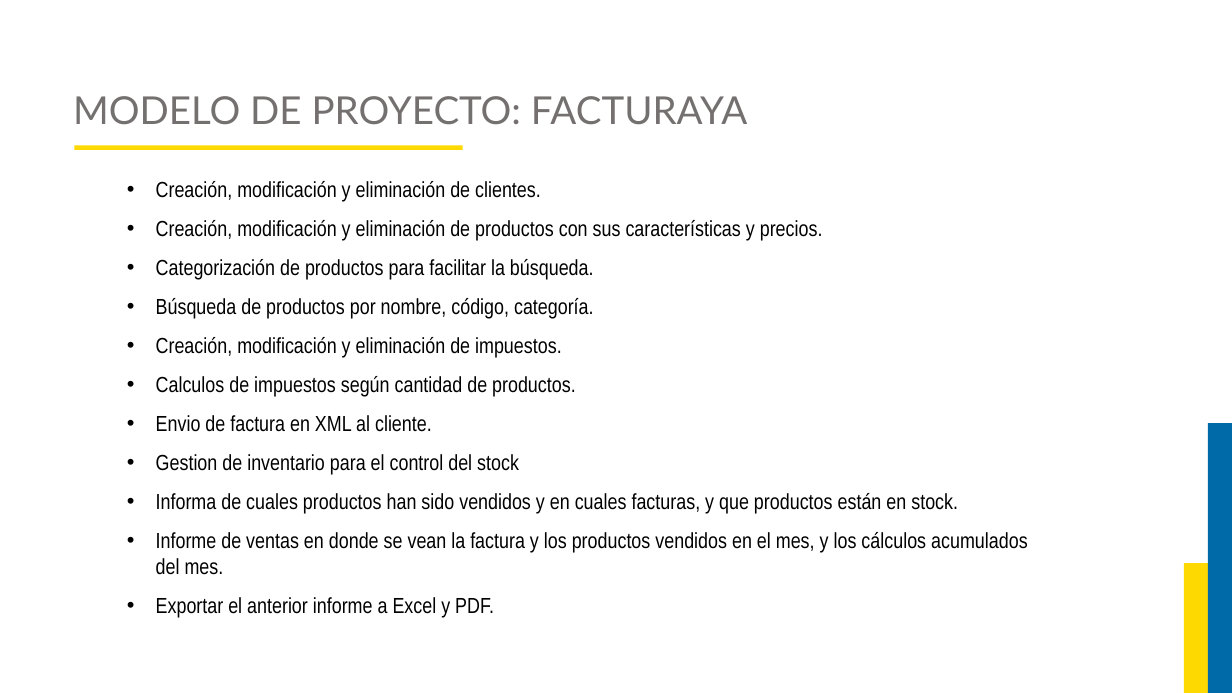
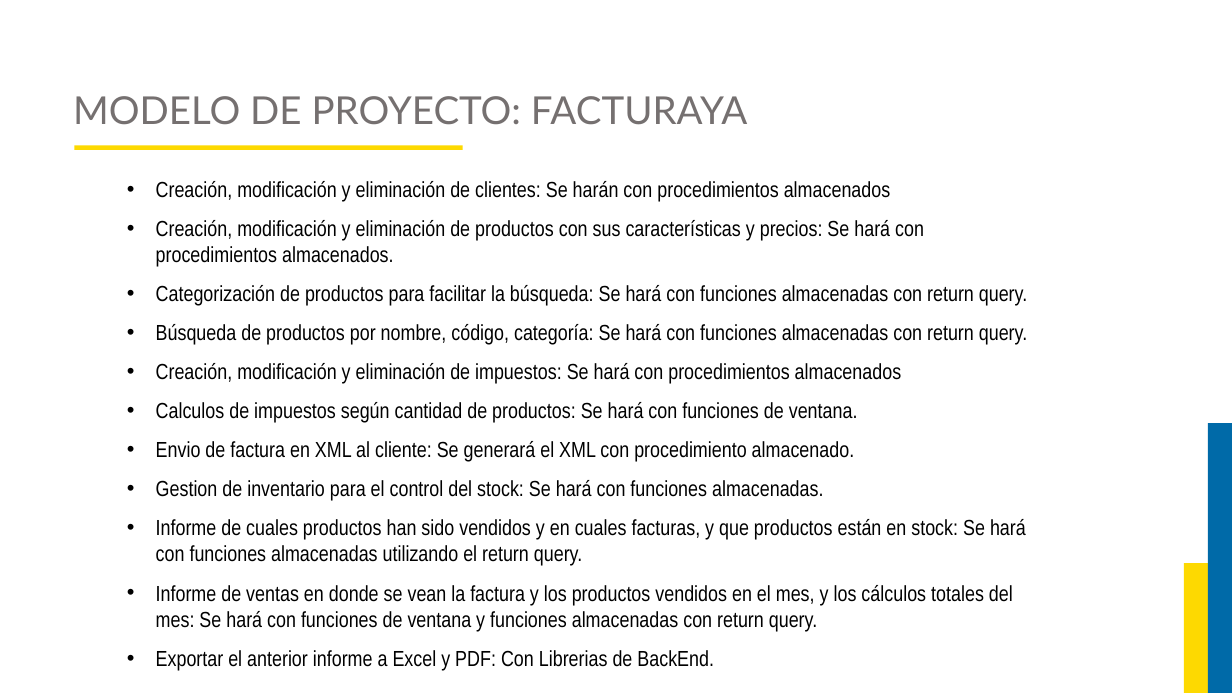
Before and after one commit to JorgeAlejandroAguirreGutierrez/proyecto-luis, a slide deck: slide 14 of Curso Base de Datos 2/Diapositivas.pptx. Drawn at 1232x693 pixels with LibreOffice and Linux fonts; fonts in the diff are those of the drawing; background and template pictures are left out. Boxes give left, top, right and bottom in pixels: in the first picture for what was removed or moved away, otherwise in the second. Text is boxed around its words. In the diff, an @@ line names an element or a change of style, - is before the commit and + after.

```diff
--- a/Curso Base de Datos 2/Diapositivas.pptx
+++ b/Curso Base de Datos 2/Diapositivas.pptx
@@ text at (156,181,1027,671): text changed @@
-• Creación, modificación y eliminación de clientes.
-• Creación, modificación y eliminación de productos con sus características y precios.
-• Categorización de productos para facilitar la búsqueda.
-• Búsqueda de productos por nombre, código, categoría.
-• Creación, modificación y eliminación de impuestos.
-• Calculos de impuestos según cantidad de productos.
-• Envio de factura en XML al cliente.
-• Gestion de inventario para el control del stock
-• Informa de cuales productos han sido vendidos y en cuales facturas, y que productos están en stock.
-• Informe de ventas en donde se vean la factura y los productos vendidos en el mes, y los cálculos acumulados del mes.
-• Exportar el anterior informe a Excel y PDF.
+• Creación, modificación y eliminación de clientes: Se harán con procedimientos almacenados
+• Creación, modificación y eliminación de productos con sus características y precios: Se hará con procedimientos almacenados.
+• Categorización de productos para facilitar la búsqueda: Se hará con funciones almacenadas con return query.
+• Búsqueda de productos por nombre, código, categoría: Se hará con funciones almacenadas con return query.
+• Creación, modificación y eliminación de impuestos: Se hará con procedimientos almacenados
+• Calculos de impuestos según cantidad de productos: Se hará con funciones de ventana.
+• Envio de factura en XML al cliente: Se generará el XML con procedimiento almacenado.
+• Gestion de inventario para el control del stock: Se hará con funciones almacenadas.
+• Informe de cuales productos han sido vendidos y en cuales facturas, y que productos están en stock: Se hará con funciones almacenadas utilizando el return query.
+• Informe de ventas en donde se vean la factura y los productos vendidos en el mes, y los cálculos totales del mes: Se hará con funciones de ventana y funciones almacenadas con return query.
+• Exportar el anterior informe a Excel y PDF: Con Librerias de BackEnd.
```
Also in this commit, not shown: 12 other slides changed, 20 slides added, 1 slide removed, 9 other files.
